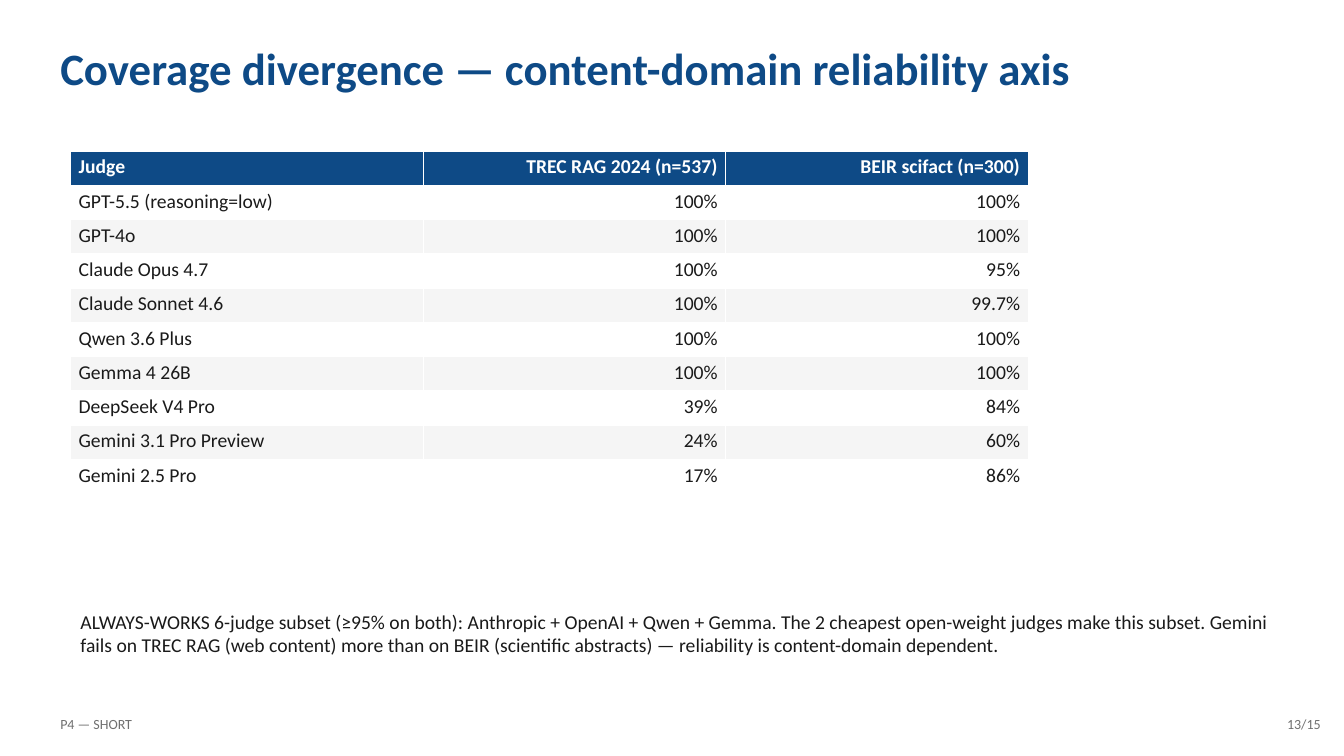
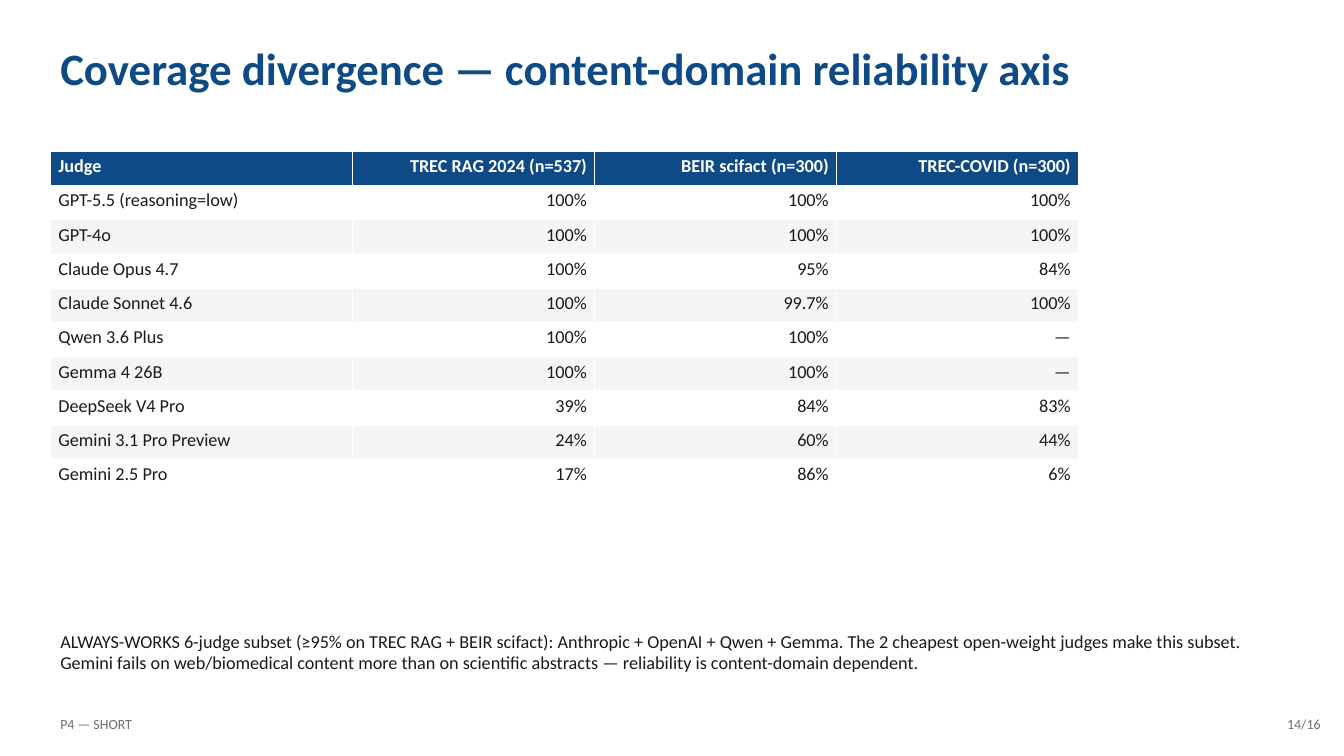
Before and after one commit to asukul/RAG-Eval-LLM-Judge, a slide deck: slide 14 of slides/P4-SHORT.pptx (slide 13 before the commit). Drawn at 1344x756 pixels with LibreOffice and Linux fonts; fonts in the diff are those of the drawing. Boxes give left, top, right and bottom in pixels: in the first picture for what was removed or moved away, otherwise in the second. Text is boxed around its words. In the diff, an @@ line names an element or a change of style, - is before the commit and + after.

Commit message:
Refresh slides + add TREC-COVID slide to both decks
- New slide_trec_covid_results function showing per-judge kappa
  + ensemble for the third validation corpus (currently frontier-7
  numbers; open-weight supplement run is in flight, slide will be
  re-rendered as 9-judge once that merges)
- slide_coverage_finding extended to 3-corpus table (was 2 cols,
  now adds TREC-COVID column with frontier-7 coverage data)
- Both decks regenerated:
    P4-SHORT: 15 -> 16 slides
    P4-LONG : 32 -> 33 slides
- SLIDES_REFERENCE.md updated:
    Section 1: deck slide counts
    Section 2: slide-by-slide map (added trec-covid entries in
               both SHORT and LONG)
    Section 3: TREC-COVID headline numbers added under External
               validation section

```diff
--- a/slides/P4-SHORT.pptx
+++ b/slides/P4-SHORT.pptx
@@ table at (50, 151, 1079, 494) @@
+column 4: TREC-COVID (n=300) | 100% | 100% | 84% | 100% | — | — | 83% | 44% | 6%
@@ table: place and size @@
-table at (71, 151, 1028, 494)
+table at (50, 151, 1079, 494)
@@ text at (60, 635, 1240, 672): text changed; size 14 to 13 pt @@
-ALWAYS-WORKS 6-judge subset (≥95% on both): Anthropic + OpenAI + Qwen + Gemma. The 2 cheapest open-weight judges make this subset. Gemini fails on TREC RAG (web content) more than on BEIR (scientific abstracts) — reliability is content-domain dependent.
+ALWAYS-WORKS 6-judge subset (≥95% on TREC RAG + BEIR scifact): Anthropic + OpenAI + Qwen + Gemma. The 2 cheapest open-weight judges make this subset. Gemini fails on web/biomedical content more than on scientific abstracts — reliability is content-domain dependent.
@@ text at (1287, 719, 1321, 730): text changed @@
-13/15
+14/16
```
Also in this commit, not shown: 14 other slides changed, 1 slide added, 3 other files.
